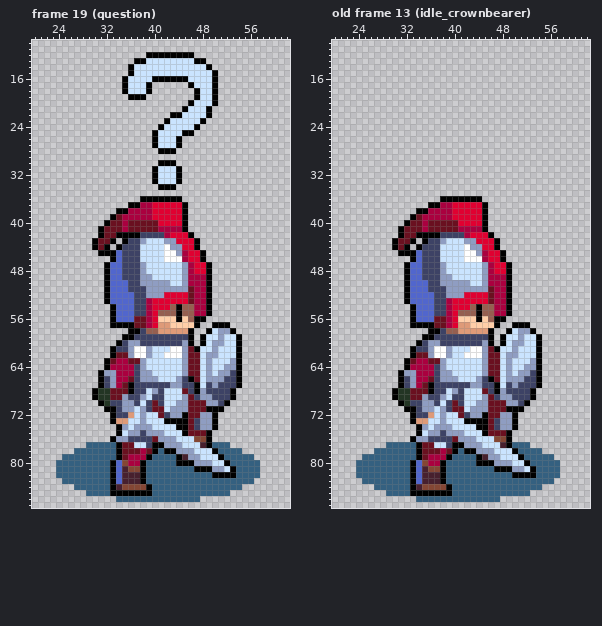
Pixel-art file, stored at assets_src/image/units/soldier/cherrystone/battle_soldier_cherrystone2.ase. That is the earlier state.
95x90 pixels, 139 frames. Colours within 5 levels of each other are drawn and written as one. Shown: frame 19 (question): x 20..62, y 10..87; old frame 13 (idle_crownbearer): x 20..62, y 10..87. The commit also changed other frames, which this record leaves out.
And afterwards:
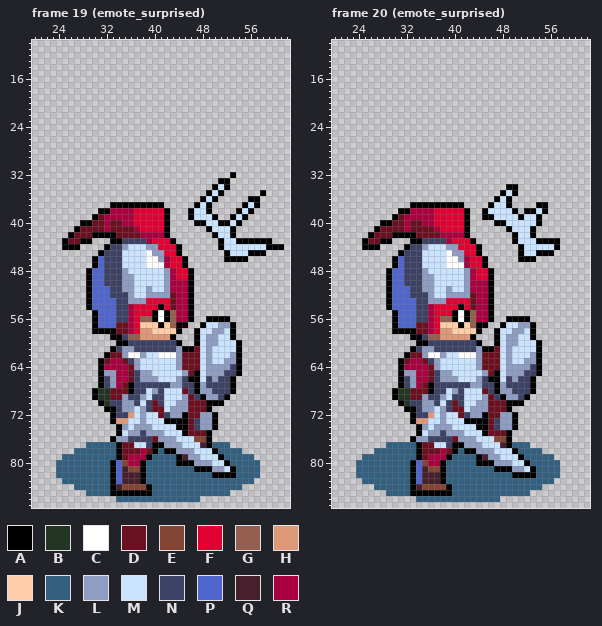
Palette (. is transparent): A #000000  B #233524  C #ffffff  D #6a1020  E #844634  F #e00031  G #955f50  H #de9a78  J #ffcea8  K #346080  L #8f9dc2  M #cae4ff  N #3d4265  P #5166cd  Q #47202e  R #aa003f
A new or re-ordered frame is compared with the old frame closest to it.
Diff:
frames 139 -> 144
Changed rows in their new state; - is an unchanged pixel.
Frame 19 (emote_surprised), layers "Layer 8", "Layer 7", "Layer 6":
first column x 25:
12 --------------........---------------
13 ------------............-------------
14 -----------..............------------
15 -----------...............-----------
16 ----------................-----------
17 ----------.....------.....-----------
18 ----------.....-------....-----------
19 -----------...--------....-----------
20 ---------------------.....-----------
21 --------------------.....------------
22 ------------------.......------------
23 -----------------.......-------------
24 ----------------.......--------------
25 ---------------.......---------------
26 ---------------.....-----------------
27 ---------------.....-----------------
28 ----------------...------------------
30 ----------------...------------------
31 ---------------.....-----------------
32 ---------------.....--------A--------
33 ---------------.....------AA---------
34 ----------------...------AMA---------
35 ------------------------AMA------A---
36 -------------.......---AMA-----AA----
37 --------AAA--AAAA....-AMA-----AMA----
38 ------AARRR-FFF--A...AMMA----AMA-----
39 -----ADRRR--FFF--A...AMMMA--AMA------
40 ---AADDR---RFFFF-A...-AAMMAAMA-------
41 --ADDDDR--D-RFFFFA...---AMMMA--------
42 -ADDDA-AADDDDRRRRA....---AMMA--------
43 ADDAA...-AN--NRFFFA....---AMMAAAAAA--
44 AAA--..-NNLMM-LLFFFA...---AMMMMMMMAAA
45 -------NNNMMM-CLLFFA....---AMMMAAA---
46 -----APNNNMMM-CCLRFFA...---AAAA------
47 -----APNNNMMMMCCCRFFA....------------
48 ----APPNNNLMMM---LRFFA...------------
49 ----APPNNNLLMMM--LRFFA...------------
50 ----APPNNNLLMMMMM-RRRA...------------
51 ----APPPNNLLMM-MM-RRRA...------------
52 ----APPPNNNLMM---LDRRA...------------
53 ----APPP-NNLLLF---DRRA...------------
54 ----APPPPNNRFFF-A-DRRA...------------
55 -----APPPNNRFFFACA-RRA...------------
56 -----APPPNNRFGGACAGRRA..AAAA---------
57 -----APPPDDRFJJJAJGAA..AMMLLA--------
58 -----AAAADDRFHHJJJJA..AMML-M---------
59 --------AANGGHHHHHA...AMLLM-A.-------
60 ----------ANN------A..AML-M----------
61 ----------L-NNNNNNNLAAD-LM-----------
62 -------AD-LC-LM-C--LD----M--L--------
63 ------ADR-DNLM-----LD------L---------
64 ------AR---DLM-----LD----LL-N--------
65 -----------D----------A--L-N---------
66 ----------------------A-N-N-A.-------
67 -----------------------L-N--A.-------
68 ------------------------L------------
69 -----------------------A-L-A.--------
70 ------------------------AAA.---------
71 -------------------------..----------
Frame 20 (emote_surprised) is new; against old frame 13 (idle_crownbearer), layers "Layer 8", "Layer 7", "Layer 6":
first column x 25:
34 ------------------------AA-------
35 -----------------------AMA-------
36 -------------.......--AMA--------
37 --------AAA--AAAA....AMMA----AA--
38 ------AARRR-FFF--A..-MMMMA-AAMA--
39 -----ADRRR--FFF--A..-AMMMMAMMA---
40 ---AADDR---RFFFF-A...-AAMMMMMA---
41 --ADDDDR--D-RFFFFA...---AMMMA----
42 -ADDDA-AADDDDRRRRA....---AMMA----
43 ADDAA...-AN--NRFFFA....--AMMMAAAA
44 AAA--..-NNLMM-LLFFFA...---AMMMMMA
45 -------NNNMMM-CLLFFA....--AMMAAA-
46 -----APNNNMMM-CCLRFFA...--AAA----
47 -----APNNNMMMMCCCRFFA....--------
48 ----APPNNNLMMM---LRFFA...--------
49 ----APPNNNLLMMM--LRFFA...--------
50 ----APPNNNLLMMMMM-RRRA...--------
51 ----APPPNNLLMM-MM-RRRA...--------
52 ----APPPNNNLMM---LDRRA...--------
53 ----APPP-NNLLLF---DRRA...--------
54 ----APPPPNNRFFF-A-DRRA...--------
55 -----APPPNNRFFFACA-RRA...--------
56 -----APPPNNRFGGACAGRRA..AAAA-----
57 -----APPPDDRFJJJAJGAA..AMMLLA----
58 -----AAAADDRFHHJJJJA..AMML-M-----
59 --------AANGGHHHHHA...AMLLM-A.---
60 ----------ANN------A..AML-M------
61 ----------L-NNNNNNNLAAD-LM-------
62 -------AD-LC-LM-C--LD----M--L----
63 ------ADR-DNLM-----LD------L-----
64 ------AR---DLM-----LD----LL-N----
65 -----------D----------A--L-N-----
66 ----------------------A-N-N-A.---
67 -----------------------L-N--A.---
68 ------------------------L--------
69 -----------------------A-L-A.----
70 ------------------------AAA.-----
71 -------------------------..------
Changed places in both pictures, as pixel boxes (x1, y1, x2, y2):
changed: (62, 52, 284, 412)
changed: (362, 184, 560, 412)
